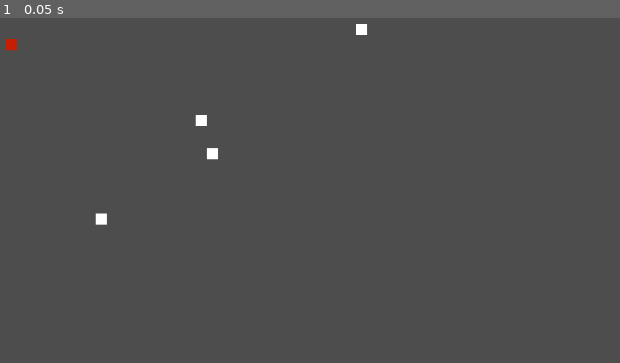
Above: before the commit, frame 1.
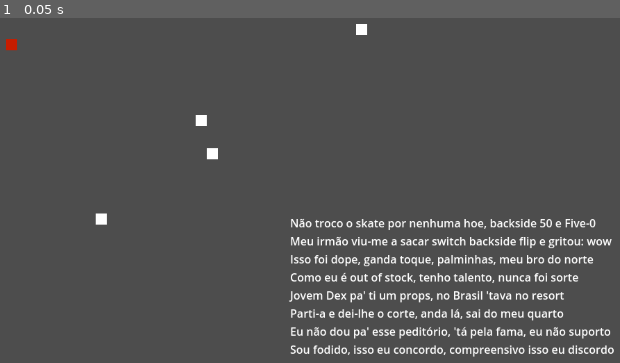
Above: after the commit, the same moment.

Repository: Denomycor/ddj
Game: Godot game, scene res://assets/scenes/game.tscn
Same seed, same stepped clock (60 frames per second), same inputs: the game is played once before the commit and once after it.
Inputs:
- Up to frame 1 (0.05 s): no input

The runs differ from the first frame. In frame 1, 5.0% of the frame differs, in the area x 46-100%, y 58-99%.

Commit message:
No brasil tava num resort

Diff:
--- a/assets/scenes/game.tscn
+++ b/assets/scenes/game.tscn
@@ -46,9 +46,30 @@
 [node name="move_to" type="Button" parent="UI/HBoxContainer"]
 visible = false
 layout_mode = 2
-text = "Move to"
+text = "Move to (1)"
 
 [node name="no_command" type="Button" parent="UI/HBoxContainer"]
 visible = false
 layout_mode = 2
-text = "Idle"
+text = "Idle (2)"
+
+[node name="Label" type="Label" parent="."]
+anchors_preset = 8
+anchor_left = 0.5
+anchor_top = 0.5
+anchor_right = 0.5
+anchor_bottom = 0.5
+offset_left = 664.0
+offset_top = 416.0
+offset_right = 1131.0
+offset_bottom = 621.0
+grow_horizontal = 2
+grow_vertical = 2
+text = "Não troco o skate por nenhuma hoe, backside 50 e Five-0
+Meu irmão viu-me a sacar switch backside flip e gritou: wow
+Isso foi dope, ganda toque, palminhas, meu bro do norte
+Como eu é out of stock, tenho talento, nunca foi sorte
+Jovem Dex pa' ti um props, no Brasil 'tava no resort
+Parti-a e dei-lhe o corte, anda lá, sai do meu quarto
+Eu não dou pa' esse peditório, 'tá pela fama, eu não suporto
+Sou fodido, isso eu concordo, compreensivo isso eu discordo"
